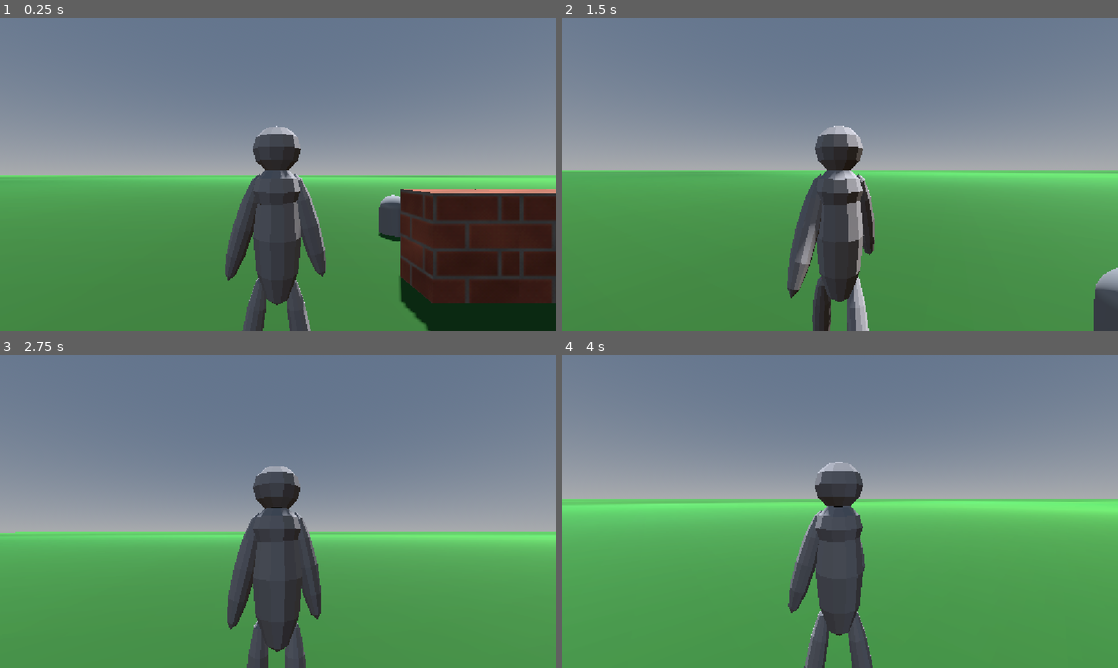
Above: before the commit, frames 1-4 (two rows, left to right).
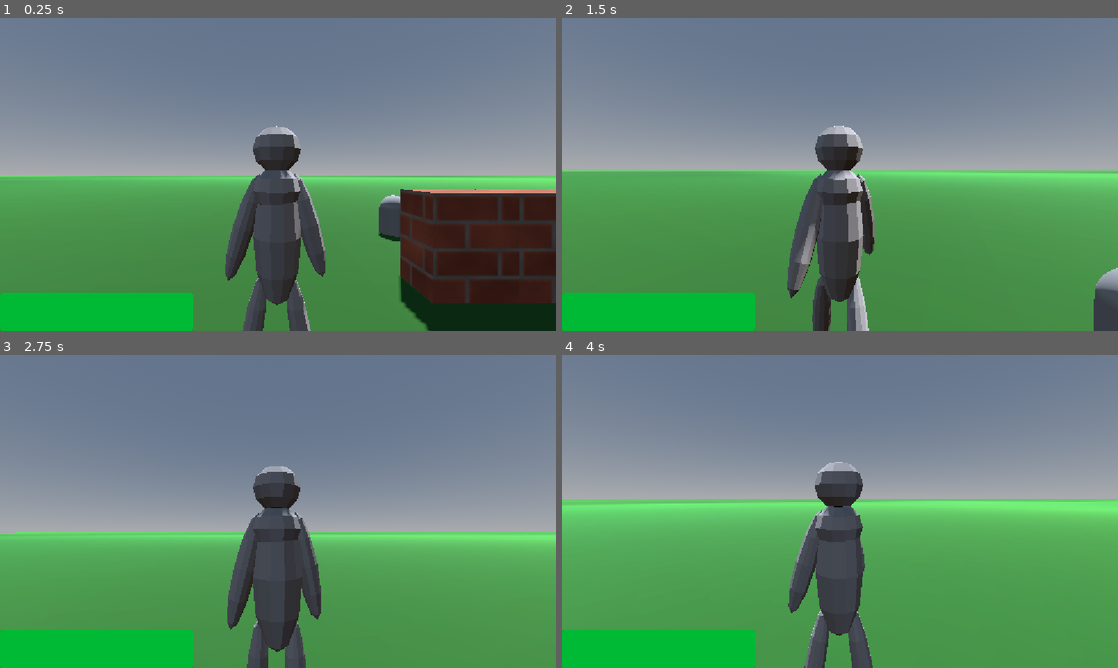
Above: after the commit, the same moments.

Repository: AttilaB-7299/3d-game
Game: Godot game, scene res://Scenes/world.tscn
The game is run twice, just before and just after one commit, with the same random seed, the same clock (stepped at 60 frames per second) and the same inputs.
Inputs (mouse positions are in pixels of both pictures, inside the frame that each line leads up to):
- Up to frame 1 (0.25 s): no input
- Up to frame 2 (1.5 s): tap Enter at 0.5 s; move the mouse to (867, 174) at 0.52 s; hold W (move forward) from 0.53 s (still down); click (867, 174) at 0.6 s; tap Space (jump) at 0.77 s; move the mouse to (812, 174) at 1.27 s; tap Shift (sprint) at 1.35 s
- Up to frame 3 (2.75 s): keep holding W (move forward); tap Space (jump) at 1.52 s; move the mouse to (289, 505) at 2.02 s; tap F at 2.1 s
- Up to frame 4 (4 s): keep holding W (move forward); move the mouse to (834, 517) at 2.77 s; tap P at 2.85 s; click (834, 517) at 2.92 s; tap Space (jump) at 3.02, 3.77 s; move the mouse to (878, 514) at 3.52 s; click (878, 514) at 3.6 s

The runs differ from the first frame. In frame 1, 4.2% of the frame differs, in the area x 0-35%, y 87-100%; in frame 2, 4.2%; in frame 3, 4.2%; in frame 4, 4.2%.

Commit message:
added health bar

Diff:
--- a/Models/Player/player.gd
+++ b/Models/Player/player.gd
@@ -1,6 +1,5 @@
 extends CharacterBody3D
 class_name Player
-const MAX_HEALTH = 5
 const SPEED = 5.0
 const JUMP_VELOCITY = 5.5
 const GRAV_MULTIPLIER = 1.5
@@ -8,12 +7,17 @@
 var hitting = false
 var attack_count = 0
 var running = false
+var MAX_HEALTH = 5
 @onready var pivot: Node3D = $cameraOrigin
 @onready var blockbench_export: Node3D = $blockbench_export
 @onready var attack_box: Area3D = $attackBox
-@export var health := MAX_HEALTH
+@export var health = MAX_HEALTH
 @export var sens = 0.5
 
+func changeMaxHealth(change: int):
+	MAX_HEALTH += change
+func maxHealth():
+	return MAX_HEALTH
 func getHealth():
 	return health
 func setHealth(newHealth: int):
@@ -27,6 +31,7 @@
 var rotation_y := 0.0
 
 func _ready() -> void:
+	add_to_group("player")
 	Input.mouse_mode = Input.MOUSE_MODE_CAPTURED
 	var attack = attack_box as Killzone
 	attack._setOwner("Player")
@@ -37,12 +42,14 @@
 		pivot.rotate_x(deg_to_rad(-event.relative.y * sens))
 		pivot.rotation.x = clamp(pivot.rotation.x, deg_to_rad(-90), deg_to_rad(45))
 func _physics_process(delta: float) -> void:
+	if not is_inside_tree():
+		return
 	gravity(delta)
 	handleAttack()
 	handleMovement()
 	handleJump()
 	if Input.is_action_just_pressed("reload"):
-		get_tree().reload_current_scene()
+		get_tree().call_deferred("reload_current_scene")
 	if Input.is_action_just_pressed("quit"):
 		get_tree().quit()
 
--- /dev/null
+++ b/Scenes/HealthBar.tscn
@@ -0,0 +1,31 @@
+[gd_scene format=3 uid="uid://cv1ojaqjgvlnm"]
+
+[ext_resource type="Script" uid="uid://xqwa33434mbi" path="res://Scripts/health_bar.gd" id="1_1f0m8"]
+
+[sub_resource type="StyleBoxFlat" id="StyleBoxFlat_175jx"]
+bg_color = Color(0.6276721, 0.051875025, 9.62615e-08, 1)
+corner_radius_top_left = 6
+corner_radius_top_right = 6
+corner_radius_bottom_right = 6
+corner_radius_bottom_left = 6
+
+[sub_resource type="StyleBoxFlat" id="StyleBoxFlat_lsdkc"]
+bg_color = Color(0, 0.72993, 0.20866084, 1)
+corner_radius_top_left = 6
+corner_radius_top_right = 6
+corner_radius_bottom_right = 6
+corner_radius_bottom_left = 6
+
+[node name="HealthBar" type="CanvasLayer" unique_id=317919888]
+script = ExtResource("1_1f0m8")
+
+[node name="healthBar" type="ProgressBar" parent="." unique_id=15348810]
+custom_minimum_size = Vector2(400, 5)
+anchors_preset = 2
+anchor_top = 1.0
+anchor_bottom = 1.0
+offset_top = -79.0
+offset_right = 96.0
+grow_vertical = 0
+theme_override_styles/background = SubResource("StyleBoxFlat_175jx")
+theme_override_styles/fill = SubResource("StyleBoxFlat_lsdkc")
--- a/Scenes/world.tscn
+++ b/Scenes/world.tscn
@@ -1,11 +1,13 @@
 [gd_scene format=3 uid="uid://8a0lwxapeqbc"]
 
 [ext_resource type="PackedScene" uid="uid://b7kw64kmr63p7" path="res://Models/Player/Player.tscn" id="1_a02cp"]
+[ext_resource type="Script" uid="uid://dyjqck5yorbjw" path="res://Scripts/world.gd" id="1_o06y3"]
 [ext_resource type="PackedScene" uid="uid://68swgx1edd4w" path="res://Scenes/killzone.tscn" id="2_go701"]
 [ext_resource type="Texture2D" uid="uid://dikfilehvjp2a" path="res://meshtextures/Ground/Grass_Lush.png" id="3_fo5ed"]
 [ext_resource type="Texture2D" uid="uid://dstxk64537f3j" path="res://meshtextures/Bricks/Bricks_Red.png" id="4_5ukr8"]
 [ext_resource type="Texture2D" uid="uid://dewowc1v12udo" path="res://meshtextures/Metal/Metal_Plate.png" id="5_o06y3"]
 [ext_resource type="PackedScene" uid="uid://d08e75xxf050j" path="res://Scenes/Enemy.tscn" id="6_5ukr8"]
+[ext_resource type="PackedScene" uid="uid://cv1ojaqjgvlnm" path="res://Scenes/HealthBar.tscn" id="8_k7acu"]
 
 [sub_resource type="BoxShape3D" id="BoxShape3D_5a7ea"]
 size = Vector3(9.649048, 5.4746094, 46.419464)
@@ -52,6 +54,7 @@
 size = Vector3(3.99469, 2.0024414, 1)
 
 [node name="World" type="Node3D" unique_id=1752536894]
+script = ExtResource("1_o06y3")
 
 [node name="Player" parent="." unique_id=153155451 instance=ExtResource("1_a02cp")]
 transform = Transform3D(1, 0, 0, 0, 1, 0, 0, 0, 1, 0, 0.5, 0)
@@ -130,3 +133,5 @@
 
 [node name="Enemy" parent="." unique_id=1821107149 instance=ExtResource("6_5ukr8")]
 transform = Transform3D(1, 0, 0, 0, 1, 0, 0, 0, 1, 4.5969467, 0, -5.932735)
+
+[node name="HealthBar" parent="." unique_id=317919888 instance=ExtResource("8_k7acu")]
--- /dev/null
+++ b/Scripts/health_bar.gd
@@ -0,0 +1,18 @@
+extends CanvasLayer
+
+@onready var health_bar: ProgressBar = $healthBar
+var player: Player
+
+func _ready() -> void:
+	await get_tree().process_frame
+	health_bar.show_percentage = false
+	player = get_tree().get_first_node_in_group("player") as Player
+	health_bar.max_value = player.maxHealth()
+	health_bar.value = player.getHealth()
+
+func _process(_delta: float) -> void:
+	health_bar.value = player.getHealth()
+
+func upgrade_max_health(bonus_amount: int) -> void:
+	player.changeMaxHealth(bonus_amount)
+	health_bar.max_value = player.maxHealth()
--- /dev/null
+++ b/Scripts/world.gd
@@ -0,0 +1,13 @@
+
+extends Node3D
+@export var health_overlay_scene: PackedScene
+
+func _ready() -> void:
+	pass
+	#if health_overlay_scene:
+		#var overlay_instance = health_overlay_scene.instantiate()
+		#add_child(overlay_instance)
+
+# Called every frame. 'delta' is the elapsed time since the previous frame.
+func _process(_delta: float) -> void:
+	pass
Not shown, added: Scripts/health_bar.gd.uid
Not shown, added: Scripts/world.gd.uid
